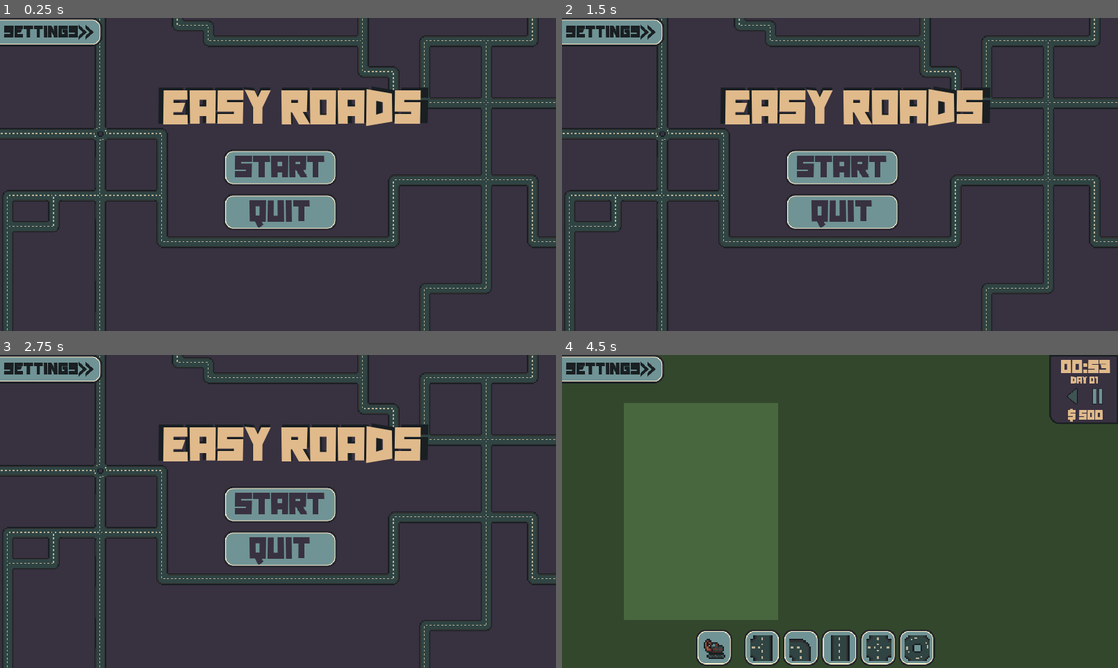
Above: before the commit, frames 1-4 (two rows, left to right).
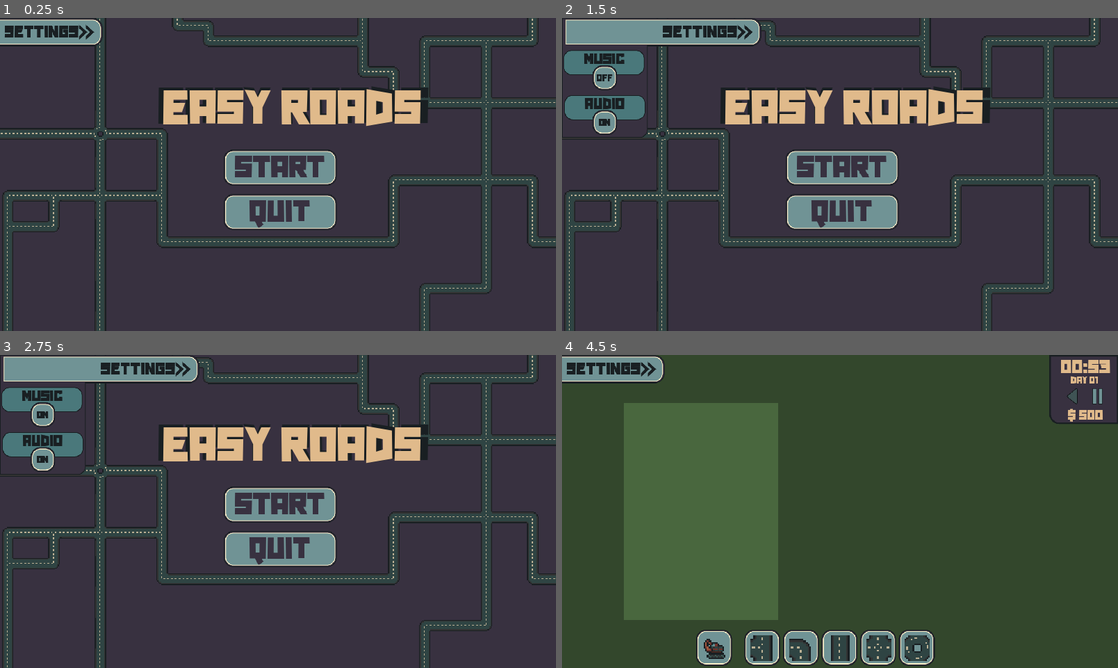
Above: after the commit, the same moments.

Repository: StixxyTape/Easy-Roads
Game: Godot game, scene res://Scenes/menu.tscn
Two runs of this game, one before a commit and one after it. Both use one fixed random seed, a clock stepped at 60 frames per second and the inputs below.
Inputs (mouse positions are in pixels of both pictures, inside the frame that each line leads up to):
- Up to frame 1 (0.25 s): no input
- Up to frame 2 (1.5 s): click "Settings" at 0.5 s; click (606, 77) at 1.25 s, where only the run after the commit has a clickable "On"
- Up to frame 3 (2.75 s): click (44, 414) at 2 s, where only the run after the commit has a clickable "Off"
- Up to frame 4 (4.5 s): click (606, 458) at 2.75 s, where only the run after the commit has a clickable "On"; click (606, 458) at 3.5 s, where only the run after the commit has a clickable "Off"; click "Start" at 4.25 s

The runs differ from the first frame. In frame 1, 0.1% of the frame differs, in the area x 0-19%, y 0-9%; in frame 2, 4.7%; in frame 3, 4.7%, in the area x 0-36%, y 0-39%; in frame 4, 0.1%.

Commit message:
Polished The Game

Diff:
--- a/Connection Maker 2/Scenes/Music.tscn
+++ b/Connection Maker 2/Scenes/Music.tscn
@@ -1,7 +1,9 @@
-[gd_scene load_steps=2 format=3 uid="uid://b08wg3vpem1r0"]
+[gd_scene load_steps=3 format=3 uid="uid://b08wg3vpem1r0"]
 
 [ext_resource type="AudioStream" uid="uid://crxjy5yns5l2a" path="res://Music/Main_theme.ogg" id="1_8fp56"]
+[ext_resource type="Script" path="res://Scripts/MusicManager.gd" id="2_yfawn"]
 
 [node name="AudioStreamPlayer2D" type="AudioStreamPlayer2D"]
 stream = ExtResource("1_8fp56")
 autoplay = true
+script = ExtResource("2_yfawn")
--- a/Connection Maker 2/Scenes/gameOver.tscn
+++ b/Connection Maker 2/Scenes/gameOver.tscn
@@ -1,10 +1,11 @@
-[gd_scene load_steps=12 format=3 uid="uid://dvkw07okv3o21"]
+[gd_scene load_steps=17 format=3 uid="uid://dvkw07okv3o21"]
 
 [ext_resource type="Texture2D" uid="uid://bpiqgttfuqcj2" path="res://Art/UI/UI.png" id="1_evq05"]
 [ext_resource type="Script" path="res://Scripts/GameOver.gd" id="1_febvc"]
 [ext_resource type="Script" path="res://Scripts/MenuButtons.gd" id="2_g8ibc"]
 [ext_resource type="FontFile" uid="uid://cg62bx556p7xk" path="res://Fonts/Pink and Crimson.otf" id="3_kerr2"]
 [ext_resource type="Texture2D" uid="uid://bsyp6pd30yi0f" path="res://Art/TileSet.png" id="4_4be1e"]
+[ext_resource type="Script" path="res://Scripts/Settings.gd" id="5_aub4k"]
 
 [sub_resource type="CanvasTexture" id="CanvasTexture_163bn"]
 
@@ -19,6 +20,61 @@
 [sub_resource type="AtlasTexture" id="AtlasTexture_oattn"]
 atlas = ExtResource("1_evq05")
 region = Rect2(552, 240, 80, 80)
+
+[sub_resource type="Animation" id="Animation_xygco"]
+resource_name = "open"
+length = 0.5
+tracks/0/type = "value"
+tracks/0/imported = false
+tracks/0/enabled = true
+tracks/0/path = NodePath(".:position")
+tracks/0/interp = 1
+tracks/0/loop_wrap = true
+tracks/0/keys = {
+"times": PackedFloat32Array(0, 0.5),
+"transitions": PackedFloat32Array(1, 1),
+"update": 0,
+"values": [Vector2(-200, 0), Vector2(-1.52588e-05, 0)]
+}
+
+[sub_resource type="Animation" id="Animation_6a84e"]
+length = 0.001
+tracks/0/type = "value"
+tracks/0/imported = false
+tracks/0/enabled = true
+tracks/0/path = NodePath(".:position")
+tracks/0/interp = 1
+tracks/0/loop_wrap = true
+tracks/0/keys = {
+"times": PackedFloat32Array(0),
+"transitions": PackedFloat32Array(1),
+"update": 0,
+"values": [Vector2(-200, 0)]
+}
+
+[sub_resource type="Animation" id="Animation_hw71b"]
+resource_name = "close"
+length = 0.5
+step = 0.5
+tracks/0/type = "value"
+tracks/0/imported = false
+tracks/0/enabled = true
+tracks/0/path = NodePath(".:position")
+tracks/0/interp = 1
+tracks/0/loop_wrap = true
+tracks/0/keys = {
+"times": PackedFloat32Array(0, 0.5),
+"transitions": PackedFloat32Array(1, 1),
+"update": 0,
+"values": [Vector2(0, 0), Vector2(-200, 0)]
+}
+
+[sub_resource type="AnimationLibrary" id="AnimationLibrary_cu1ki"]
+_data = {
+"RESET": SubResource("Animation_6a84e"),
+"close": SubResource("Animation_hw71b"),
+"open": SubResource("Animation_xygco")
+}
 
 [sub_resource type="TileSetAtlasSource" id="TileSetAtlasSource_7ej0u"]
 texture = ExtResource("4_4be1e")
@@ -261,12 +317,13 @@
 vertical_alignment = 1
 
 [node name="Settings" type="TextureRect" parent="CanvasLayer"]
-offset_left = -201.0
-offset_right = 315.0
+offset_left = -200.0
+offset_right = 316.0
 offset_bottom = 310.0
 scale = Vector2(0.8, 0.8)
 texture = SubResource("AtlasTexture_n2hg0")
 flip_h = true
+script = ExtResource("5_aub4k")
 
 [node name="SettingsButton" type="Button" parent="CanvasLayer/Settings"]
 layout_mode = 0
@@ -373,8 +430,17 @@
 horizontal_alignment = 1
 vertical_alignment = 1
 
+[node name="AnimationPlayer" type="AnimationPlayer" parent="CanvasLayer/Settings"]
+libraries = {
+"": SubResource("AnimationLibrary_cu1ki")
+}
+
 [node name="TileMap" type="TileMap" parent="."]
 scale = Vector2(2, 2)
 tile_set = SubResource("TileSet_fid22")
 format = 2
 layer_0/tile_data = PackedInt32Array(6, 0, 0, 65542, 0, 0, 131078, 0, 0, 196614, 0, 0, 262150, 0, 0, 327686, 0, 0, 3932 …(2702 unchanged characters)…
+
+[connection signal="pressed" from="CanvasLayer/Settings/SettingsButton" to="CanvasLayer/Settings" method="_on_settings_button_pressed"]
+[connection signal="pressed" from="CanvasLayer/Settings/Music/MusicButton" to="CanvasLayer/Settings" method="_on_music_button_pressed"]
+[connection signal="pressed" from="CanvasLayer/Settings/Audio/AudioButton" to="CanvasLayer/Settings" method="_on_audio_button_pressed"]
--- a/Connection Maker 2/Scenes/menu.tscn
+++ b/Connection Maker 2/Scenes/menu.tscn
@@ -1,8 +1,9 @@
-[gd_scene load_steps=11 format=3 uid="uid://cg6uvfnotqcju"]
+[gd_scene load_steps=16 format=3 uid="uid://cg6uvfnotqcju"]
 
 [ext_resource type="Texture2D" uid="uid://bpiqgttfuqcj2" path="res://Art/UI/UI.png" id="1_agiiq"]
 [ext_resource type="Script" path="res://Scripts/MenuButtons.gd" id="2_1dh33"]
 [ext_resource type="FontFile" uid="uid://cg62bx556p7xk" path="res://Fonts/Pink and Crimson.otf" id="3_kh03k"]
+[ext_resource type="Script" path="res://Scripts/Settings.gd" id="4_8ns4i"]
 [ext_resource type="Texture2D" uid="uid://bsyp6pd30yi0f" path="res://Art/TileSet.png" id="4_js1pc"]
 
 [sub_resource type="CanvasTexture" id="CanvasTexture_163bn"]
@@ -18,6 +19,61 @@
 [sub_resource type="AtlasTexture" id="AtlasTexture_oattn"]
 atlas = ExtResource("1_agiiq")
 region = Rect2(552, 240, 80, 80)
+
+[sub_resource type="Animation" id="Animation_xygco"]
+resource_name = "open"
+length = 0.5
+tracks/0/type = "value"
+tracks/0/imported = false
+tracks/0/enabled = true
+tracks/0/path = NodePath(".:position")
+tracks/0/interp = 1
+tracks/0/loop_wrap = true
+tracks/0/keys = {
+"times": PackedFloat32Array(0, 0.5),
+"transitions": PackedFloat32Array(1, 1),
+"update": 0,
+"values": [Vector2(-200, 0), Vector2(-1.52588e-05, 0)]
+}
+
+[sub_resource type="Animation" id="Animation_6a84e"]
+length = 0.001
+tracks/0/type = "value"
+tracks/0/imported = false
+tracks/0/enabled = true
+tracks/0/path = NodePath(".:position")
+tracks/0/interp = 1
+tracks/0/loop_wrap = true
+tracks/0/keys = {
+"times": PackedFloat32Array(0),
+"transitions": PackedFloat32Array(1),
+"update": 0,
+"values": [Vector2(-200, 0)]
+}
+
+[sub_resource type="Animation" id="Animation_hw71b"]
+resource_name = "close"
+length = 0.5
+step = 0.5
+tracks/0/type = "value"
+tracks/0/imported = false
+tracks/0/enabled = true
+tracks/0/path = NodePath(".:position")
+tracks/0/interp = 1
+tracks/0/loop_wrap = true
+tracks/0/keys = {
+"times": PackedFloat32Array(0, 0.5),
+"transitions": PackedFloat32Array(1, 1),
+"update": 0,
+"values": [Vector2(0, 0), Vector2(-200, 0)]
+}
+
+[sub_resource type="AnimationLibrary" id="AnimationLibrary_cu1ki"]
+_data = {
+"RESET": SubResource("Animation_6a84e"),
+"close": SubResource("Animation_hw71b"),
+"open": SubResource("Animation_xygco")
+}
 
 [sub_resource type="TileSetAtlasSource" id="TileSetAtlasSource_7ej0u"]
 texture = ExtResource("4_js1pc")
@@ -240,12 +296,13 @@
 vertical_alignment = 1
 
 [node name="Settings" type="TextureRect" parent="CanvasLayer"]
-offset_left = -201.0
-offset_right = 315.0
+offset_left = -200.0
+offset_right = 316.0
 offset_bottom = 310.0
 scale = Vector2(0.8, 0.8)
 texture = SubResource("AtlasTexture_n2hg0")
 flip_h = true
+script = ExtResource("4_8ns4i")
 
 [node name="SettingsButton" type="Button" parent="CanvasLayer/Settings"]
 layout_mode = 0
@@ -352,8 +409,17 @@
 horizontal_alignment = 1
 vertical_alignment = 1
 
+[node name="AnimationPlayer" type="AnimationPlayer" parent="CanvasLayer/Settings"]
+libraries = {
+"": SubResource("AnimationLibrary_cu1ki")
+}
+
 [node name="TileMap" type="TileMap" parent="."]
 scale = Vector2(2, 2)
 tile_set = SubResource("TileSet_fid22")
 format = 2
 layer_0/tile_data = PackedInt32Array(6, 0, 0, 65542, 0, 0, 131078, 0, 0, 196614, 0, 0, 262150, 0, 0, 327686, 0, 0, 3932 …(2702 unchanged characters)…
+
+[connection signal="pressed" from="CanvasLayer/Settings/SettingsButton" to="CanvasLayer/Settings" method="_on_settings_button_pressed"]
+[connection signal="pressed" from="CanvasLayer/Settings/Music/MusicButton" to="CanvasLayer/Settings" method="_on_music_button_pressed"]
+[connection signal="pressed" from="CanvasLayer/Settings/Audio/AudioButton" to="CanvasLayer/Settings" method="_on_audio_button_pressed"]
--- a/Connection Maker 2/Scenes/ui.tscn
+++ b/Connection Maker 2/Scenes/ui.tscn
@@ -6,6 +6,7 @@
 [ext_resource type="Script" path="res://Scripts/HoverState.gd" id="2_ub84x"]
 [ext_resource type="FontFile" uid="uid://cg62bx556p7xk" path="res://Fonts/Pink and Crimson.otf" id="4_e55im"]
 [ext_resource type="Script" path="res://Scripts/TimeButton.gd" id="5_tu65w"]
+[ext_resource type="Script" path="res://Scripts/Settings.gd" id="7_lqbpj"]
 
 [sub_resource type="AtlasTexture" id="AtlasTexture_syo7a"]
 atlas = ExtResource("1_bl377")
@@ -60,6 +61,61 @@
 [sub_resource type="AtlasTexture" id="AtlasTexture_k33yv"]
 atlas = ExtResource("1_bl377")
 region = Rect2(552, 240, 80, 80)
+
+[sub_resource type="Animation" id="Animation_xygco"]
+resource_name = "open"
+length = 0.5
+tracks/0/type = "value"
+tracks/0/imported = false
+tracks/0/enabled = true
+tracks/0/path = NodePath(".:position")
+tracks/0/interp = 1
+tracks/0/loop_wrap = true
+tracks/0/keys = {
+"times": PackedFloat32Array(0, 0.5),
+"transitions": PackedFloat32Array(1, 1),
+"update": 0,
+"values": [Vector2(-200, 0), Vector2(-1.52588e-05, 0)]
+}
+
+[sub_resource type="Animation" id="Animation_6a84e"]
+length = 0.001
+tracks/0/type = "value"
+tracks/0/imported = false
+tracks/0/enabled = true
+tracks/0/path = NodePath(".:position")
+tracks/0/interp = 1
+tracks/0/loop_wrap = true
+tracks/0/keys = {
+"times": PackedFloat32Array(0),
+"transitions": PackedFloat32Array(1),
+"update": 0,
+"values": [Vector2(-200, 0)]
+}
+
+[sub_resource type="Animation" id="Animation_hw71b"]
+resource_name = "close"
+length = 0.5
+step = 0.5
+tracks/0/type = "value"
+tracks/0/imported = false
+tracks/0/enabled = true
+tracks/0/path = NodePath(".:position")
+tracks/0/interp = 1
+tracks/0/loop_wrap = true
+tracks/0/keys = {
+"times": PackedFloat32Array(0, 0.5),
+"transitions": PackedFloat32Array(1, 1),
+"update": 0,
+"values": [Vector2(0, 0), Vector2(-200, 0)]
+}
+
+[sub_resource type="AnimationLibrary" id="AnimationLibrary_cu1ki"]
+_data = {
+"RESET": SubResource("Animation_6a84e"),
+"close": SubResource("Animation_hw71b"),
+"open": SubResource("Animation_xygco")
+}
 
 [sub_resource type="AtlasTexture" id="AtlasTexture_jqyph"]
 atlas = ExtResource("1_bl377")
@@ -374,12 +430,13 @@
 action = "stop"
 
 [node name="Settings" type="TextureRect" parent="."]
-offset_left = -201.0
-offset_right = 315.0
+offset_left = -200.0
+offset_right = 316.0
 offset_bottom = 310.0
 scale = Vector2(0.8, 0.8)
 texture = SubResource("AtlasTexture_877bm")
 flip_h = true
+script = ExtResource("7_lqbpj")
 
 [node name="SettingsButton" type="Button" parent="Settings"]
 layout_mode = 0
@@ -486,6 +543,11 @@
 horizontal_alignment = 1
 vertical_alignment = 1
 
+[node name="AnimationPlayer" type="AnimationPlayer" parent="Settings"]
+libraries = {
+"": SubResource("AnimationLibrary_cu1ki")
+}
+
 [node name="Cost" type="TextureRect" parent="."]
 anchors_preset = 5
 anchor_left = 0.5
@@ -518,3 +580,7 @@
 label_settings = SubResource("LabelSettings_7lfah")
 horizontal_alignment = 1
 vertical_alignment = 1
+
+[connection signal="pressed" from="Settings/SettingsButton" to="Settings" method="_on_settings_button_pressed"]
+[connection signal="pressed" from="Settings/Music/MusicButton" to="Settings" method="_on_music_button_pressed"]
+[connection signal="pressed" from="Settings/Audio/AudioButton" to="Settings" method="_on_audio_button_pressed"]
--- a/Connection Maker 2/Scripts/AudioManager.gd
+++ b/Connection Maker 2/Scripts/AudioManager.gd
@@ -1,12 +1,13 @@
 extends Node
 
 func PlaySound(stream: AudioStream):
-	var streamPlayer = AudioStreamPlayer.new()
-	streamPlayer.stream = stream
-	streamPlayer.finished.connect(RemoveNode.bind(streamPlayer))
-	add_child(streamPlayer)
-	streamPlayer.volume_db = -5
-	streamPlayer.play()
+	if Global.sounds:
+		var streamPlayer = AudioStreamPlayer.new()
+		streamPlayer.stream = stream
+		streamPlayer.finished.connect(RemoveNode.bind(streamPlayer))
+		add_child(streamPlayer)
+		streamPlayer.volume_db = -5
+		streamPlayer.play()
 
 func RemoveNode(instance: AudioStreamPlayer):
 	instance.queue_free()
--- a/Connection Maker 2/Scripts/Global.gd
+++ b/Connection Maker 2/Scripts/Global.gd
@@ -24,7 +24,11 @@
 var day : int = 1
 var money : int = 100000
 var currentPrice : int = 0
-var gameOver : bool
+var gameOver : bool = false
+
+# Music and Sounds
+var music : bool = true
+var sounds : bool = true
 
 func Reset():
 	builtStructs = []
--- /dev/null
+++ b/Connection Maker 2/Scripts/MusicManager.gd
@@ -0,0 +1,7 @@
+extends AudioStreamPlayer2D
+
+func _process(_delta):
+	if Global.music:
+		volume_db = 0
+	else:
+		volume_db = -100
--- /dev/null
+++ b/Connection Maker 2/Scripts/Settings.gd
@@ -0,0 +1,36 @@
+extends TextureRect
+
+@onready var anim : AnimationPlayer = $AnimationPlayer
+@onready var musicLabel : Label = $Music/MusicButton/Label
+@onready var audioLabel : Label = $Audio/AudioButton/Label
+var open : bool
+
+var selectSound = preload("res://Sounds/Menu.wav")
+
+func _process(_delta):
+	if Global.music:
+		musicLabel.text = "On"
+	else:
+		musicLabel.text = "Off"
+
+	if Global.sounds:
+		audioLabel.text = "On"
+	else:
+		audioLabel.text = "Off"
+
+func _on_settings_button_pressed():
+	if open:
+		open = false
+		anim.play("close")
+	else:
+		open = true
+		anim.play("open")
+	AudioManager.PlaySound(selectSound)
+
+func _on_music_button_pressed():
+	Global.music = !Global.music
+	AudioManager.PlaySound(selectSound)
+
+func _on_audio_button_pressed():
+	Global.sounds = !Global.sounds
+	AudioManager.PlaySound(selectSound)
--- a/Connection Maker 2/Scripts/TimeButton.gd
+++ b/Connection Maker 2/Scripts/TimeButton.gd
@@ -2,6 +2,7 @@
 
 @export var action : String
 var currentScale = get_scale()
+var selectSound = preload("res://Sounds/Menu.wav")
 
 func _ready():
 	self.mouse_entered.connect(_on_button_hovered)
@@ -23,6 +24,8 @@
 		set_scale(currentScale)
 
 func _on_button_press():
-	modulate = Color("8f8f8f")
-	set_scale(currentScale)
-	Global.time = action
+	if Global.time != action:
+		AudioManager.PlaySound(selectSound)
+		modulate = Color("8f8f8f")
+		set_scale(currentScale)
+		Global.time = action
Not shown: 1 places in Connection Maker 2/Scenes/ui.tscn that only renumber resources
